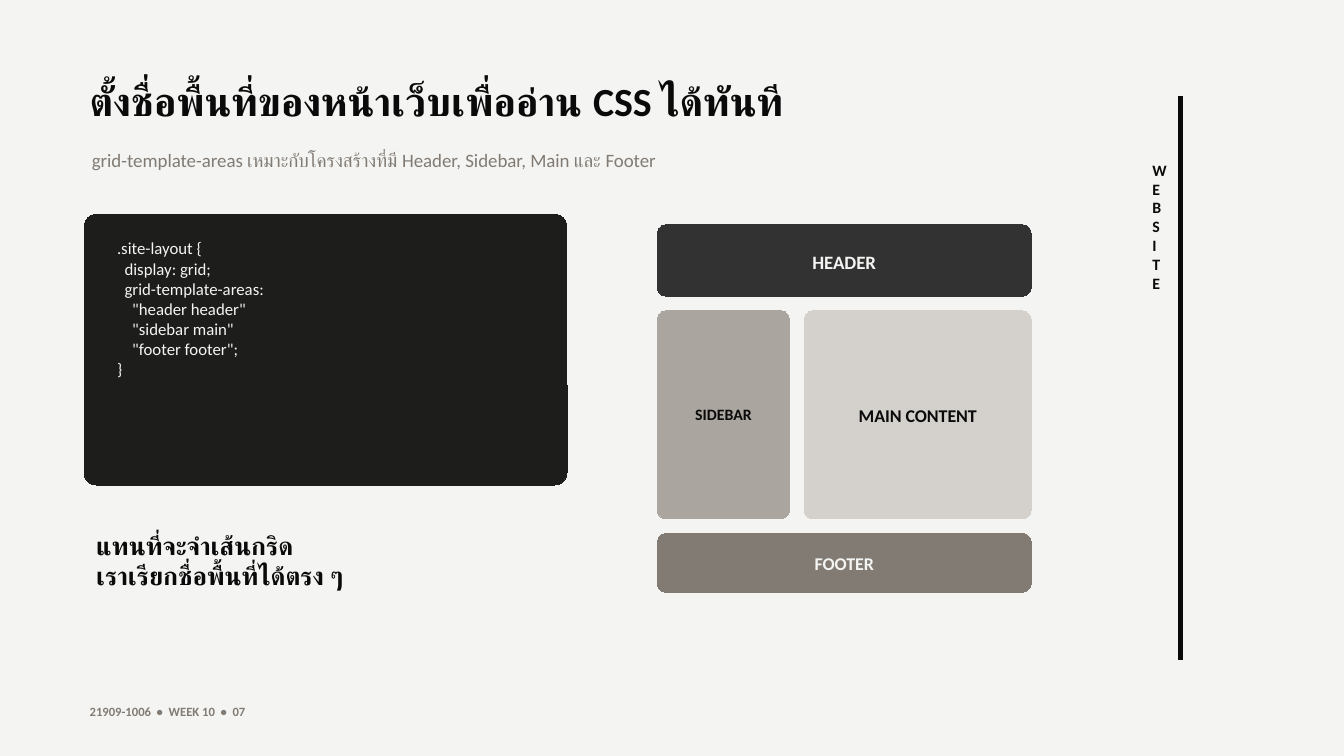
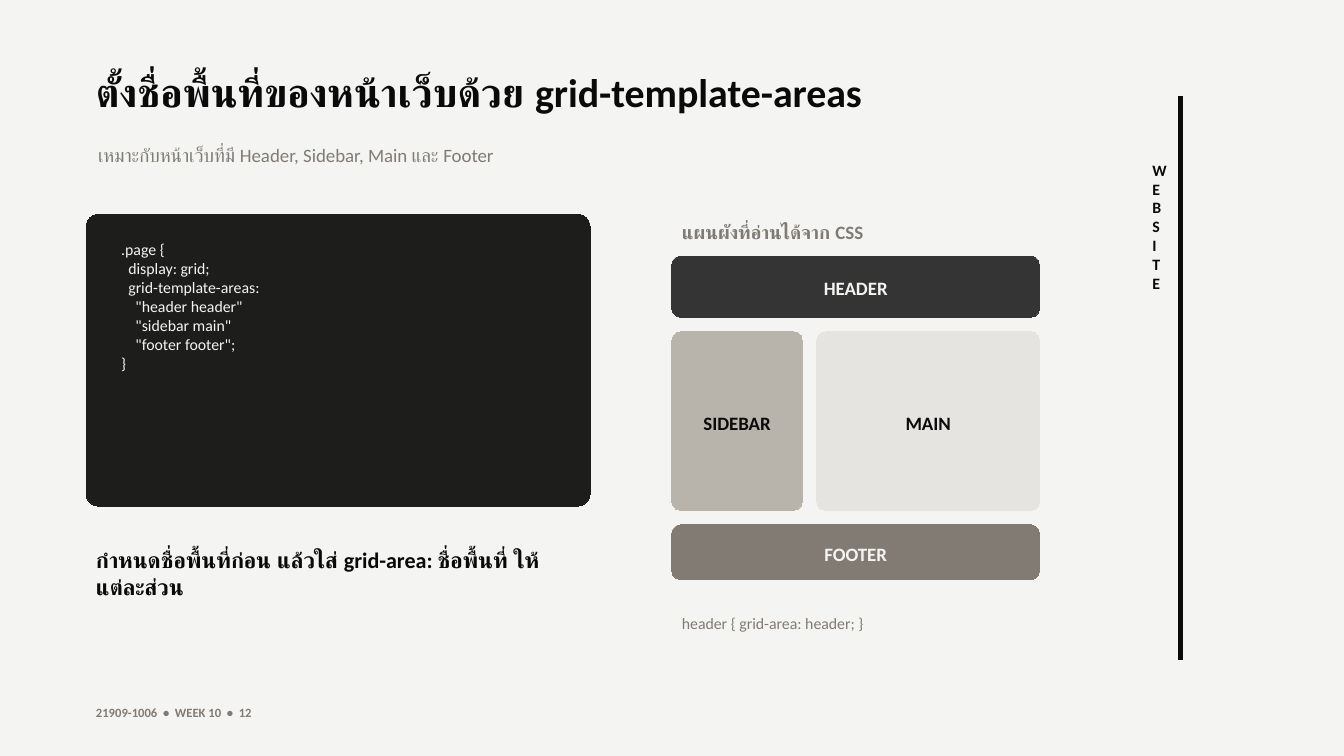
Before and after one commit to PichyyyNews/basic-website, a slide deck: slide 12 of slides/week10_css_grid_layout.pptx (slide 7 before the commit). Drawn at 1344x756 pixels with LibreOffice and Linux fonts; fonts in the diff are those of the drawing. Boxes give left, top, right and bottom in pixels: in the first picture for what was removed or moved away, otherwise in the second. Text is boxed around its words. In the diff, an @@ line names an element or a change of style, - is before the commit and + after.

Commit message:
Expand Week 10 CSS Grid teaching materials

```diff
--- a/slides/week10_css_grid_layout.pptx
+++ b/slides/week10_css_grid_layout.pptx
@@ text at (x1=96, y1=76, x2=862, y2=114): text changed @@
-ตั้งชื่อพื้นที่ของหน้าเว็บเพื่ออ่าน CSS ได้ทันที
+ตั้งชื่อพื้นที่ของหน้าเว็บด้วย grid-template-areas
@@ text at (x1=98, y1=147, x2=493, y2=164): text changed @@
-grid-template-areas เหมาะกับโครงสร้างที่มี Header, Sidebar, Main และ Footer
+เหมาะกับหน้าเว็บที่มี Header, Sidebar, Main และ Footer
@@ rounded rectangle at (x1=86, y1=214, x2=590, y2=506): proportions changed @@
@@ rounded rectangle resized from (x1=84, y1=214, x2=567, y2=485) to (x1=86, y1=214, x2=590, y2=506) @@
@@ text added at (x1=682, y1=224, x2=863, y2=239), 13.5 pt, text #817B74, bold @@
+แผนผังที่อ่านได้จาก CSS
@@ text at (x1=121, y1=247, x2=156, y2=258): text changed; size 12 to 11.2 pt @@
-.site-layout {
+.page {
@@ text at (x1=128, y1=263, x2=259, y2=352): size 12 to 11.2 pt @@
@@ rounded rectangle resized from (x1=657, y1=225, x2=1031, y2=296) to (x1=673, y1=256, x2=1041, y2=317) @@
@@ rounded rectangle at (x1=673, y1=256, x2=1041, y2=317): fill #323232 to #343434; outline #323232 0 pt to #343434 0 pt; proportions changed @@
@@ text "HEADER" moved from (x1=812, y1=256, x2=876, y2=269) to (x1=824, y1=282, x2=888, y2=295) @@
@@ rounded rectangle resized from (x1=657, y1=311, x2=789, y2=518) to (x1=673, y1=332, x2=803, y2=510) @@
@@ rounded rectangle at (x1=673, y1=332, x2=803, y2=510): fill #AAA59E to #B8B3AB; outline #AAA59E 0 pt to #B8B3AB 0 pt; proportions changed @@
@@ rounded rectangle resized from (x1=805, y1=311, x2=1031, y2=518) to (x1=817, y1=332, x2=1040, y2=510) @@
@@ rounded rectangle at (x1=817, y1=332, x2=1040, y2=510): fill #D4D1CC to #E6E4E0; outline #D4D1CC 0 pt to #E6E4E0 0 pt; proportions changed @@
@@ text "SIDEBAR" moved from (x1=695, y1=409, x2=752, y2=420) to (x1=703, y1=417, x2=770, y2=430) @@
@@ text "SIDEBAR" at (x1=703, y1=417, x2=770, y2=430): size 11.2 to 13.5 pt @@
@@ text at (x1=906, y1=417, x2=951, y2=430): text changed; size 12.8 to 13.5 pt @@
-MAIN CONTENT
+MAIN
@@ text removed at (x1=96, y1=535, x2=344, y2=591) @@
-แทนที่จะจำเส้นกริด
-เราเรียกชื่อพื้นที่ได้ตรง ๆ
@@ rounded rectangle resized from (x1=657, y1=533, x2=1031, y2=592) to (x1=673, y1=525, x2=1041, y2=580) @@
@@ rounded rectangle at (x1=673, y1=525, x2=1041, y2=580): proportions changed @@
@@ text "FOOTER" moved from (x1=815, y1=558, x2=874, y2=570) to (x1=824, y1=548, x2=887, y2=561) @@
@@ text "FOOTER" at (x1=824, y1=548, x2=887, y2=561): size 12.8 to 13.5 pt @@
@@ text added at (x1=96, y1=551, x2=538, y2=596), 15.8 pt, text #0A0A0A, bold @@
+กำหนดชื่อพื้นที่ก่อน แล้วใส่ grid-area: ชื่อพื้นที่ ให้แต่ละส่วน
@@ text added at (x1=682, y1=618, x2=855, y2=632), 11.2 pt, text #817B74 @@
+header { grid-area: header; }
@@ text at (x1=96, y1=708, x2=252, y2=717): text changed @@
-21909-1006 • WEEK 10 • 07
+21909-1006 • WEEK 10 • 12
```
Also in this commit, not shown: 1 other slide changed, 16 slides added, 7 slides removed, 2 other files.
